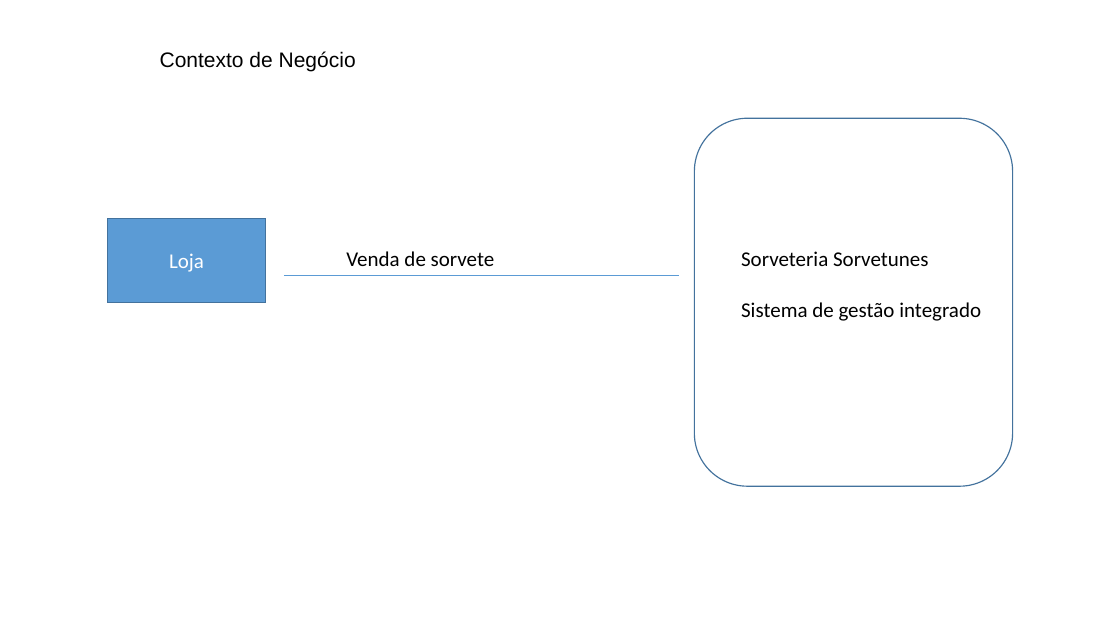
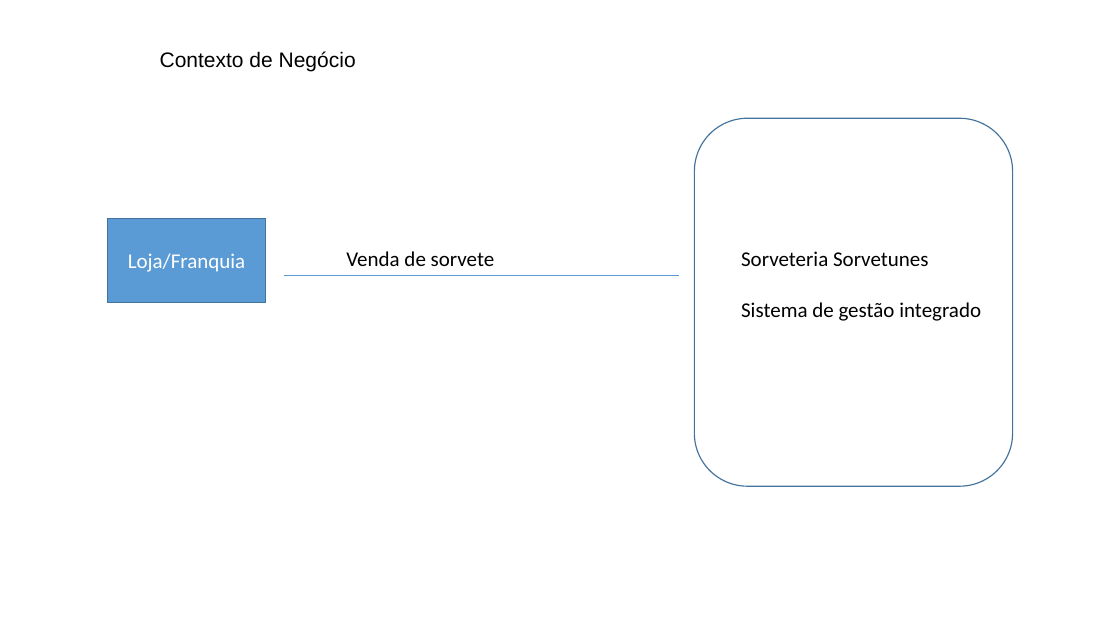
Before and after one commit to maapsystem/MaapSystem, a slide deck: slide 2 of artefatos/15-Engenharia de Requisitos.pptx. Drawn at 1120x630 pixels with LibreOffice and Linux fonts; fonts in the diff are those of the drawing. Boxes give left, top, right and bottom in pixels: in the first picture for what was removed or moved away, otherwise in the second. Text is boxed around its words. In the diff, an @@ line names an element or a change of style, - is before the commit and + after.

```diff
--- a/artefatos/15-Engenharia de Requisitos.pptx
+++ b/artefatos/15-Engenharia de Requisitos.pptx
@@ text in rounded rectangle at <box>128,253,246,272</box>: text changed @@
-Loja
+Loja/Franquia
```
Also in this commit, not shown: 1 other slide changed, 1 other file.
